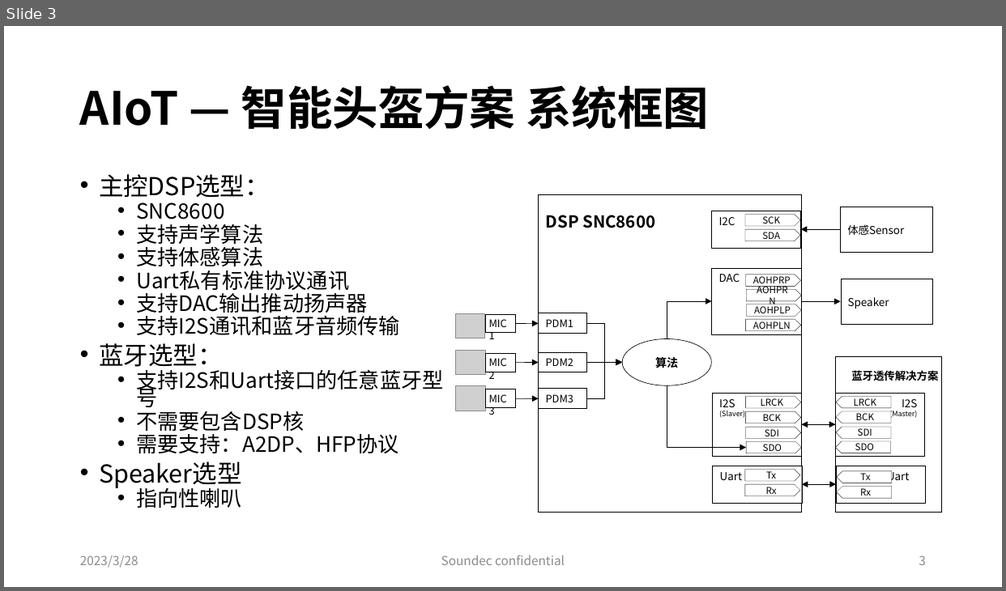
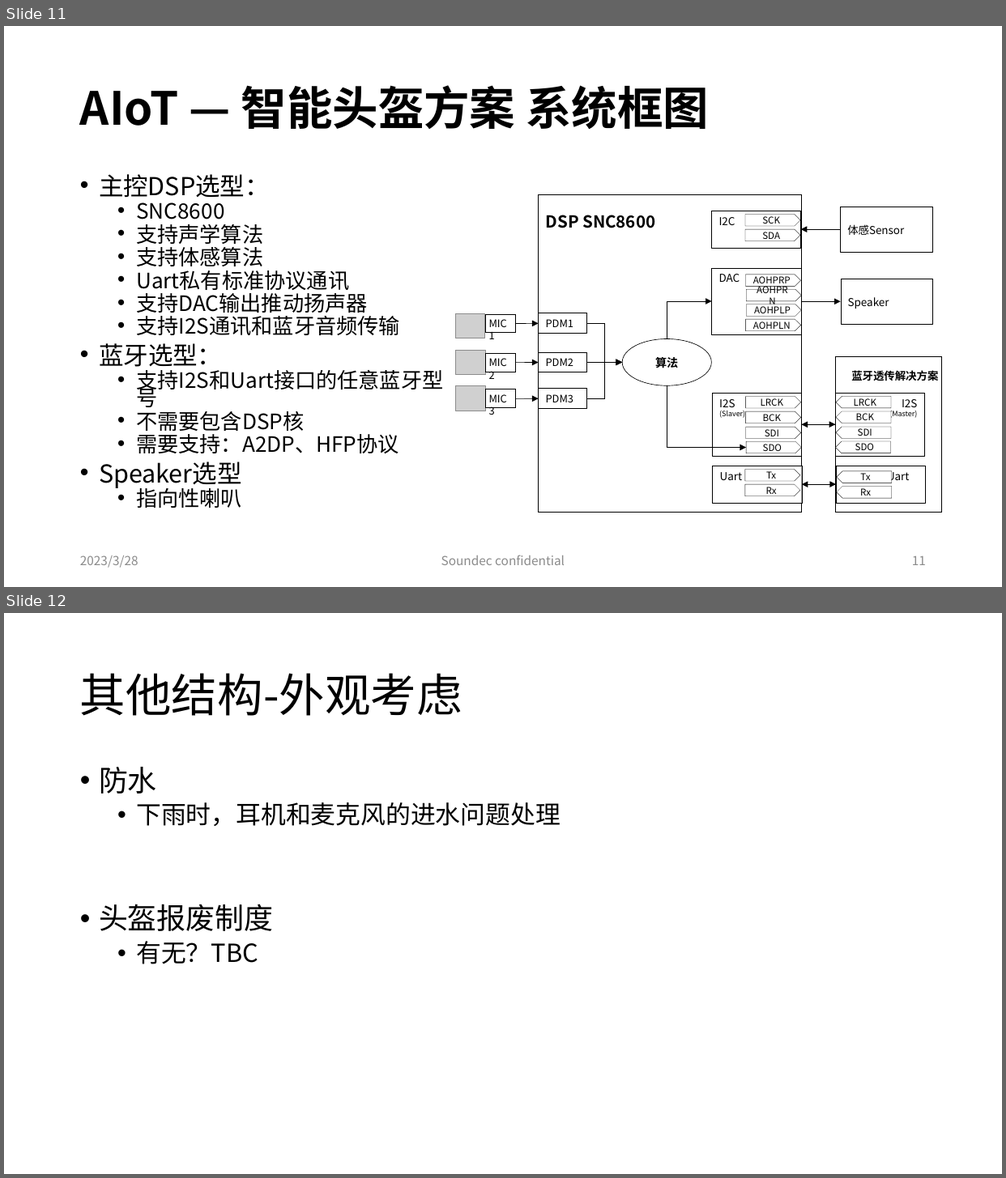
Before and after one commit to rosabai666/soundec, a slide deck: 2023/02产品/SNC8x/02)Soundec产品线/00)AIoT/04)落地方案/02)骑行头盔/智能头盔解决方案.pptx. Shown one above the other, each under a label of ours: slide 3 before the commit, slides 11 and 12 after it. The pictures are 1006x591 and 1006x1178 pixels, drawn with LibreOffice and Linux fonts; fonts in the diff are those of the drawing; grey boxes stand for pictures. Boxes give left, top, right and bottom in pixels: in the first picture for what was removed or moved away, otherwise in the second. Text is boxed around its words. In the diff, an @@ line names an element or a change of style, - is before the commit and + after.

```diff
--- a/2023/02产品/SNC8x/02)Soundec产品线/00)AIoT/04)落地方案/02)骑行头盔/智能头盔解决方案.pptx
+++ b/2023/02产品/SNC8x/02)Soundec产品线/00)AIoT/04)落地方案/02)骑行头盔/智能头盔解决方案.pptx
@@ slide 12 added at [4, 613, 1002, 1174], background #FFFFFF @@
@@ title added at [80, 673, 462, 716], 44 pt, text #000000 @@
+其他结构-外观考虑
@@ text added at [99, 767, 560, 965], 24 pt, text #000000 @@
+• 防水
+  • 下雨时，耳机和麦克风的进水问题处理
+• 头盔报废制度
+  • 有无？TBC
@@ what was slide 3 is now slide 11 @@
@@ page number at [912, 557, 926, 565]: text changed @@
-3
+11
```
Also in this commit, not shown: 8 other slides added, 4 other files.
